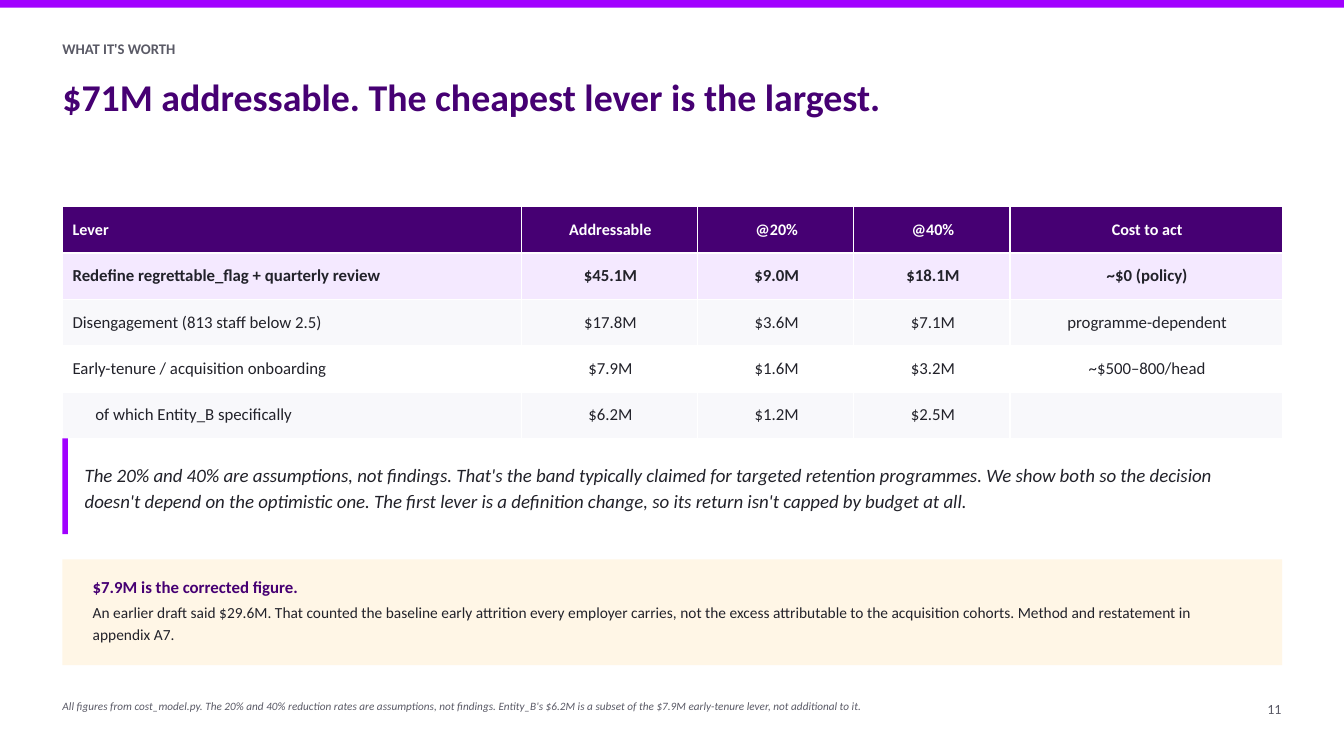
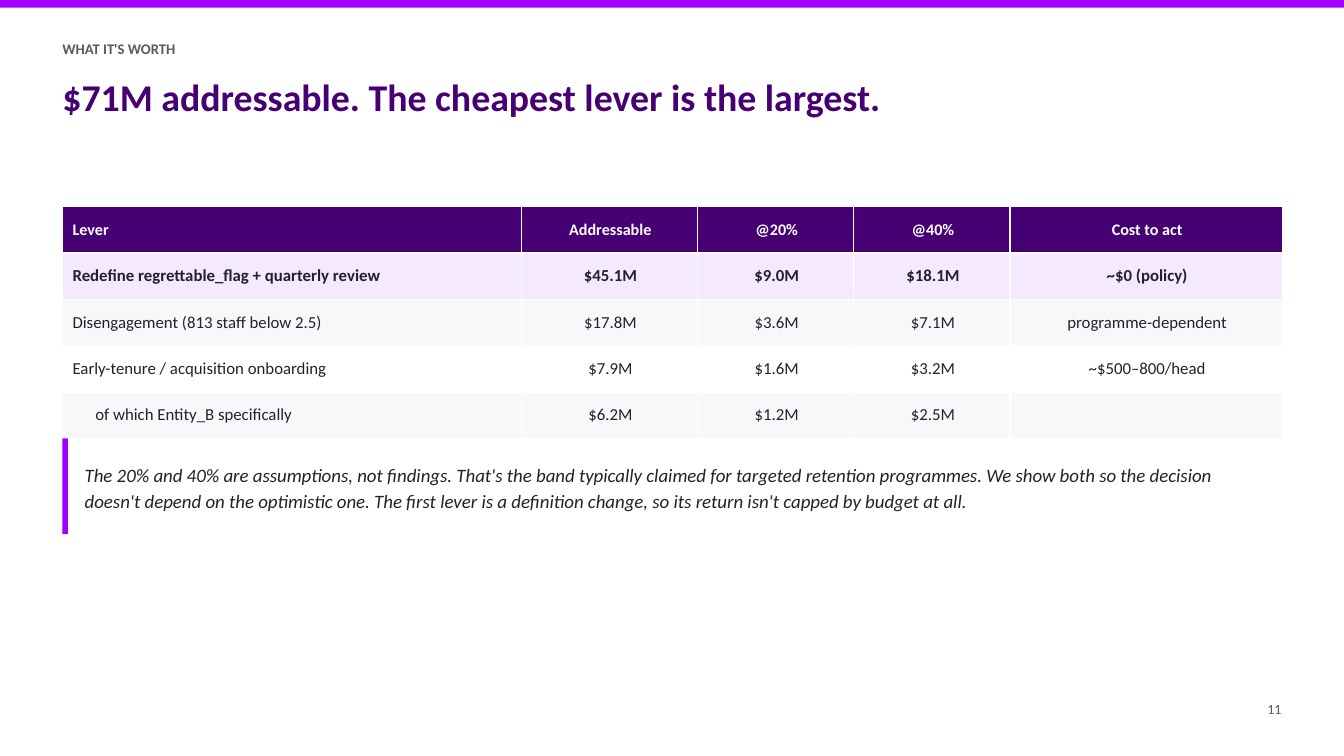
Before and after one commit to athxrva21/subaa_datathon, a slide deck: slide 11 of deck/NovaCorp_deck.pptx. Drawn at 1344x756 pixels with LibreOffice and Linux fonts; fonts in the diff are those of the drawing. Boxes give left, top, right and bottom in pixels: in the first picture for what was removed or moved away, otherwise in the second. Text is boxed around its words. In the diff, an @@ line names an element or a change of style, - is before the commit and + after.

```diff
--- a/deck/NovaCorp_deck.pptx
+++ b/deck/NovaCorp_deck.pptx
@@ rectangle removed at (63,560,1282,665) @@
@@ text removed at (93,581,1191,643) @@
-$7.9M is the corrected figure.
-An earlier draft said $29.6M. That counted the baseline early attrition every employer carries, not the excess attributable to the acquisition cohorts. Method and restatement in appendix A7.
@@ text removed at (62,702,861,712) @@
-All figures from cost_model.py. The 20% and 40% reduction rates are assumptions, not findings. Entity_B's $6.2M is a subset of the $7.9M early-tenure lever, not additional to it.
```
Also in this commit, not shown: 14 other slides changed, 3 other files.
